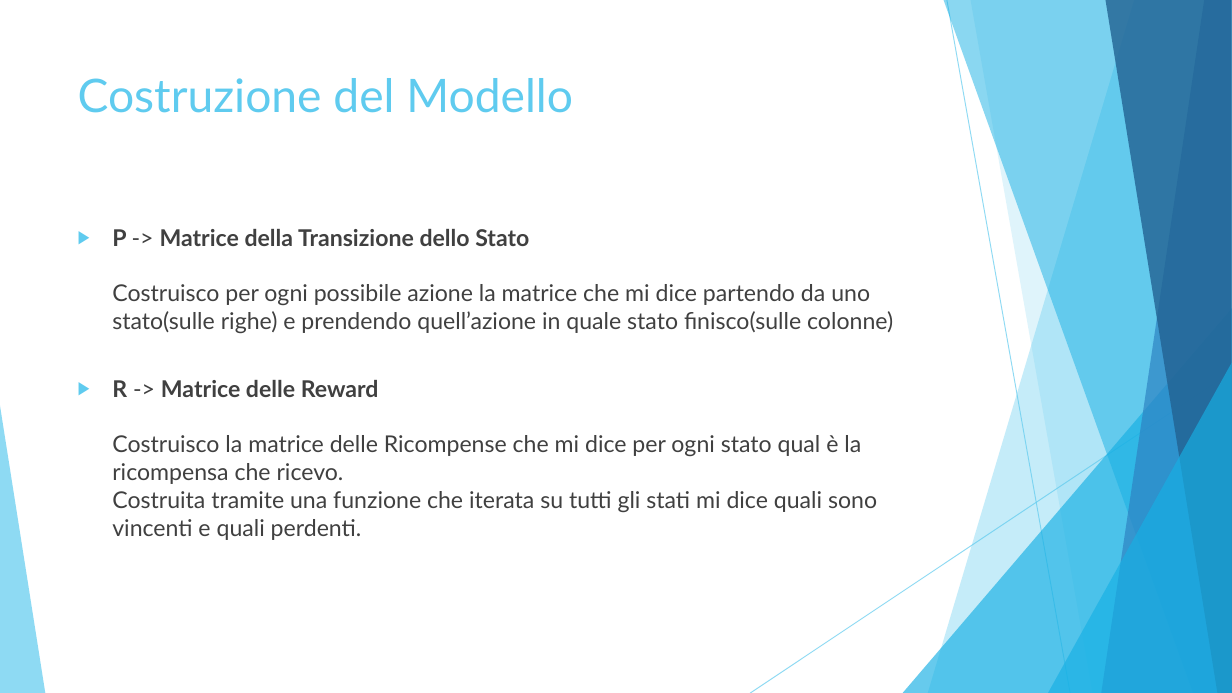
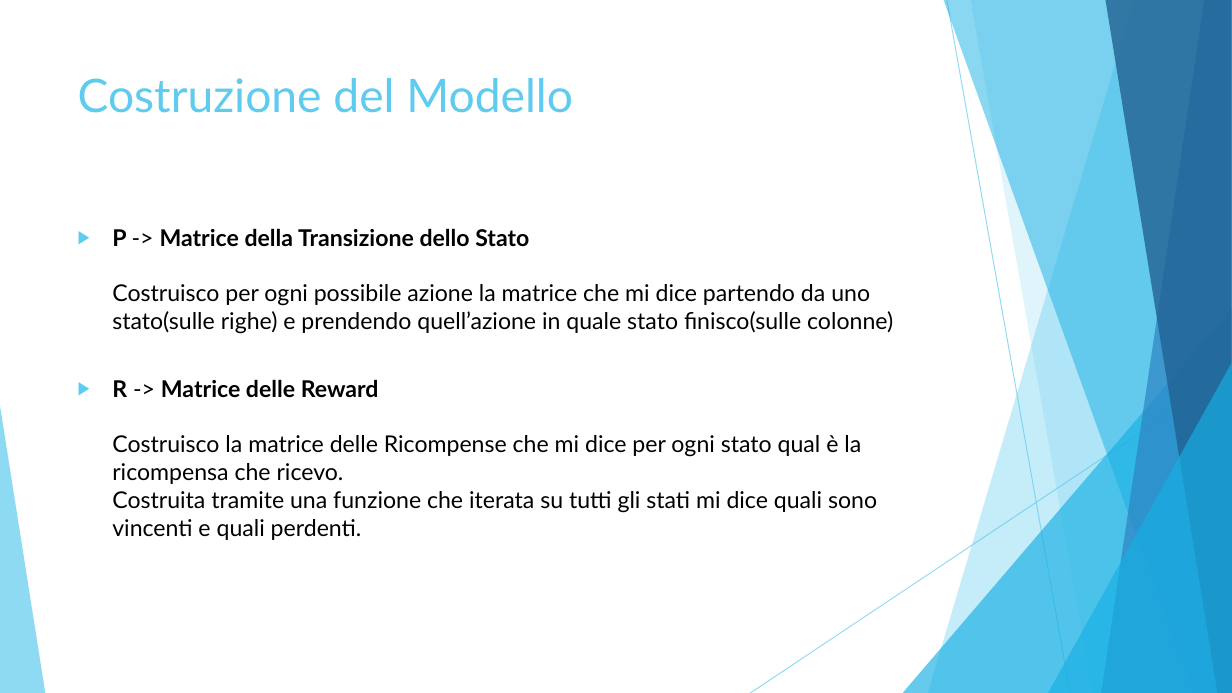
Before and after one commit to simonesinceri/MRL, a slide deck: slide 4 of Assignment 2/Presentation_Ass2.pptx. Drawn at 1232x693 pixels with LibreOffice and Linux fonts; fonts in the diff are those of the drawing. Boxes give left, top, right and bottom in pixels: in the first picture for what was removed or moved away, otherwise in the second. Text is boxed around its words. In the diff, an @@ line names an element or a change of style, - is before the commit and + after.

```diff
--- a/Assignment 2/Presentation_Ass2.pptx
+++ b/Assignment 2/Presentation_Ass2.pptx
@@ text "P -> Matrice della Transizione ..." at box(112, 228, 893, 540): text colour #404040 to #000000 @@
```
Also in this commit, not shown: 5 other slides changed.
